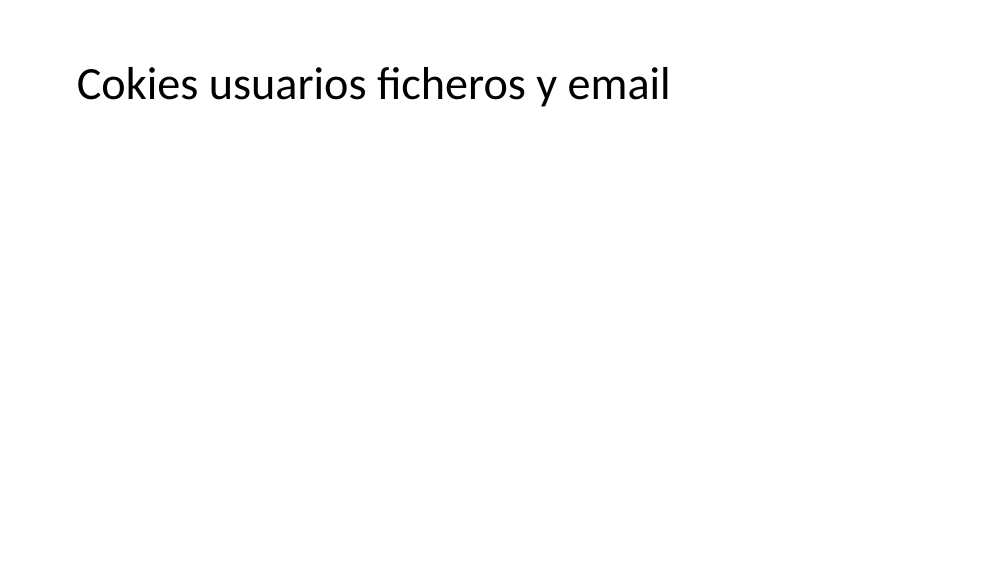
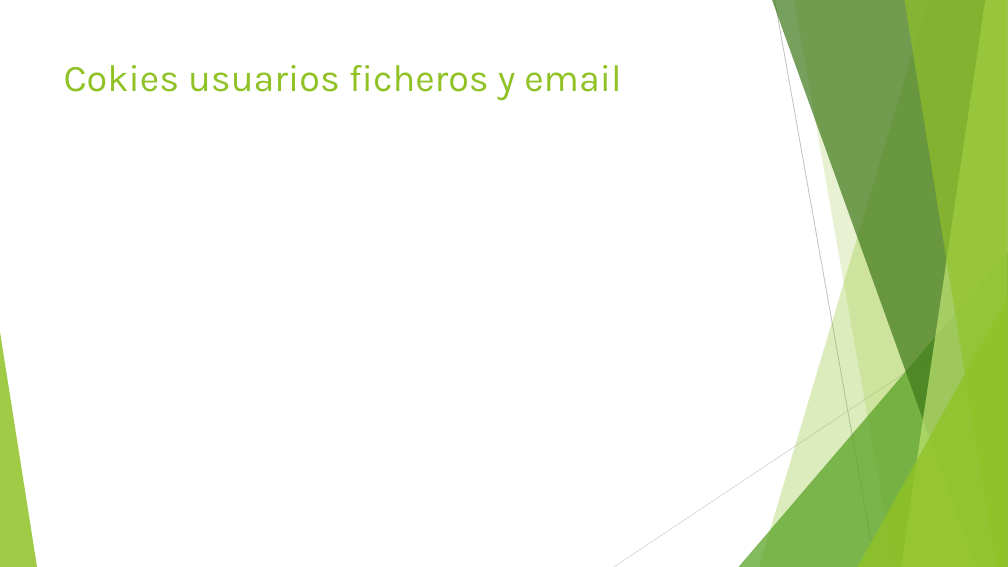
Before and after one commit to iliade88/Carmander, a slide deck: slide 12 of Presentacion.pptx. Drawn at 1008x567 pixels with LibreOffice and Linux fonts; fonts in the diff are those of the drawing. Boxes give left, top, right and bottom in pixels: in the first picture for what was removed or moved away, otherwise in the second. Text is boxed around its words. In the diff, an @@ line names an element or a change of style, - is before the commit and + after.

```diff
--- a/Presentacion.pptx
+++ b/Presentacion.pptx
@@ title "Cokies usuarios ficheros y email": place and size @@
-title "Cokies usuarios ficheros y email" at (77,67,671,107)
+title "Cokies usuarios ficheros y email" at (64,65,621,101)
@@ title "Cokies usuarios ficheros y email" at (64,65,621,101): size 44 to 36 pt, font Calibri to Karla, text colour #000000 to #90C226; line spacing 0.9 to 1; vertical alignment middle to top @@
@@ group added at (0,0,1008,567): 5 freeform shapes, 3 triangles, 2 lines @@
```
Also in this commit, not shown: 17 other slides changed, 2 slides added, 2 slides removed.
